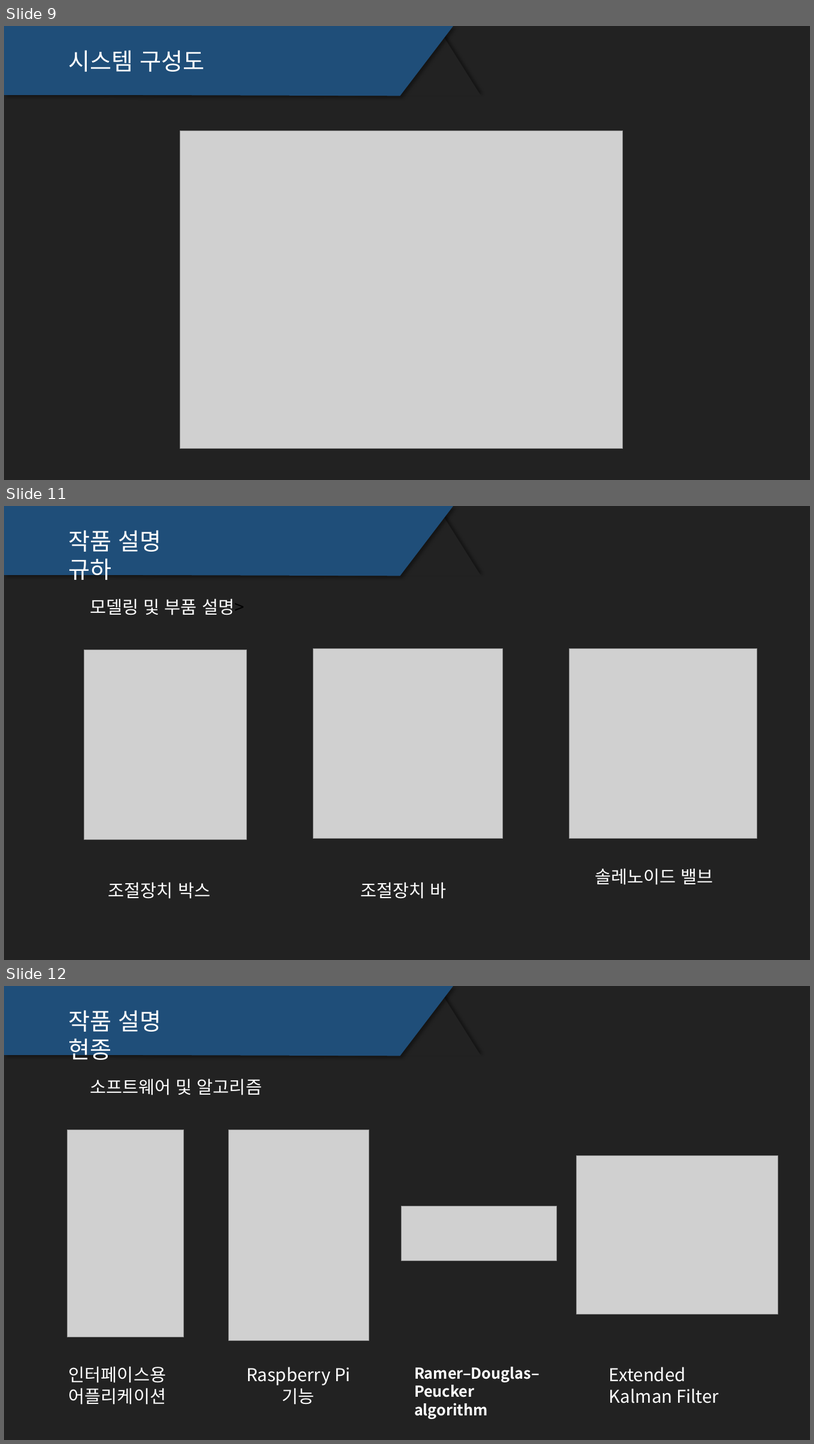
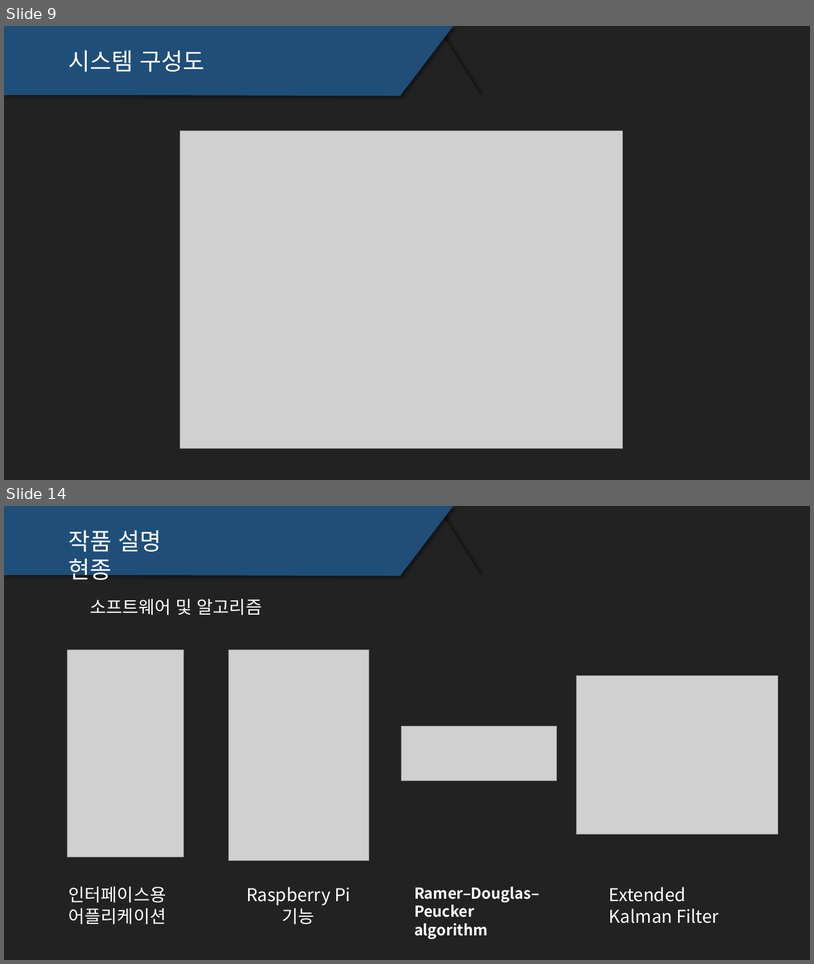
Before and after one commit to TRpop/GoRail, a slide deck: 중간발표/피피티 프로토타입 (미완 월예정).pptx. Shown one above the other, each under a label of ours: slides 9, 11 and 12 before the commit, slides 9 and 14 after it; the slides between them are not shown. The pictures are 814x1444 and 814x964 pixels, drawn with LibreOffice and Linux fonts; fonts in the diff are those of the drawing; grey boxes stand for pictures. Boxes give left, top, right and bottom in pixels: in the first picture for what was removed or moved away, otherwise in the second. Text is boxed around its words. In the diff, an @@ line names an element or a change of style, - is before the commit and + after.

```diff
--- a/중간발표/피피티 프로토타입 (미완 월예정).pptx
+++ b/중간발표/피피티 프로토타입 (미완 월예정).pptx
@@ slide 11 removed at bbox=[4, 506, 810, 960], background #222222 @@
@@ freeform shape removed at bbox=[4, 506, 453, 576] @@
@@ triangle removed at bbox=[401, 513, 482, 576] @@
@@ text removed at bbox=[69, 530, 162, 585] @@
-작품 설명 규하
@@ text removed at bbox=[90, 598, 245, 615] @@
-모델링 및 부품 설명>
@@ picture removed at bbox=[84, 649, 246, 840] @@
@@ picture removed at bbox=[313, 648, 503, 838] @@
@@ picture removed at bbox=[570, 648, 758, 838] @@
@@ text removed at bbox=[108, 882, 210, 898] @@
-조절장치 박스
@@ text removed at bbox=[360, 882, 446, 898] @@
-조절장치 바
@@ text removed at bbox=[595, 868, 714, 885] @@
-솔레노이드 밸브
@@ what was slide 12 is now slide 14 @@
```
Also in this commit, not shown: 2 slides changed, 3 slides added, 2 other files.
